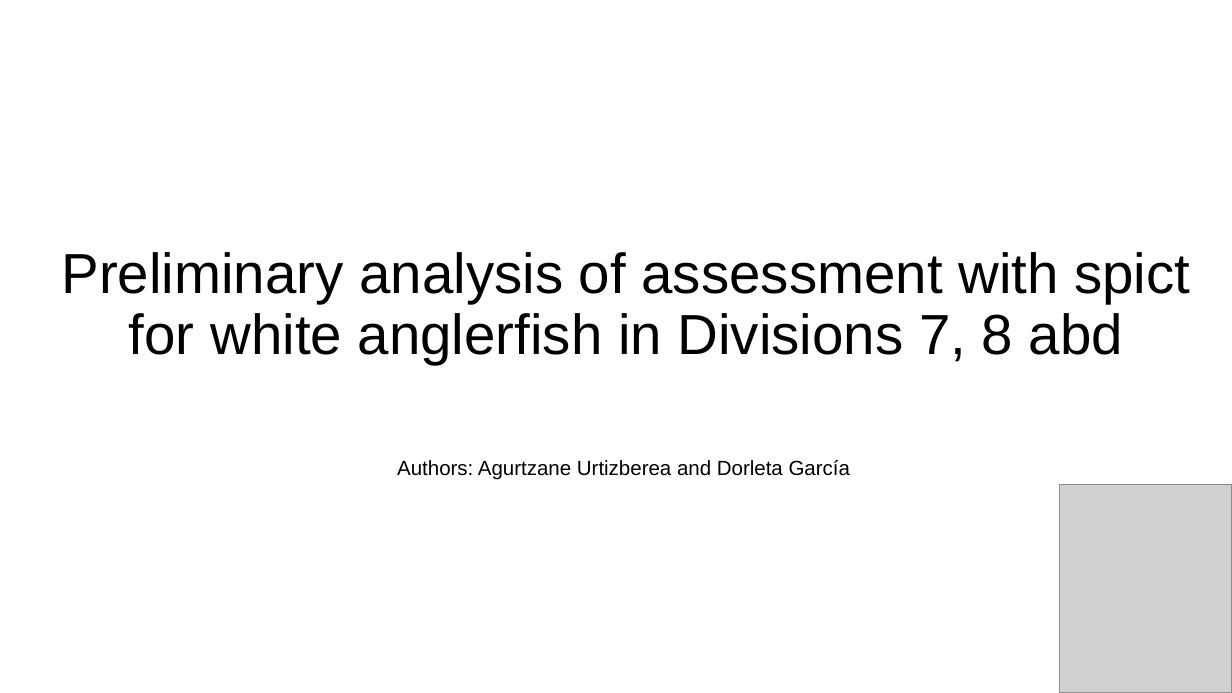
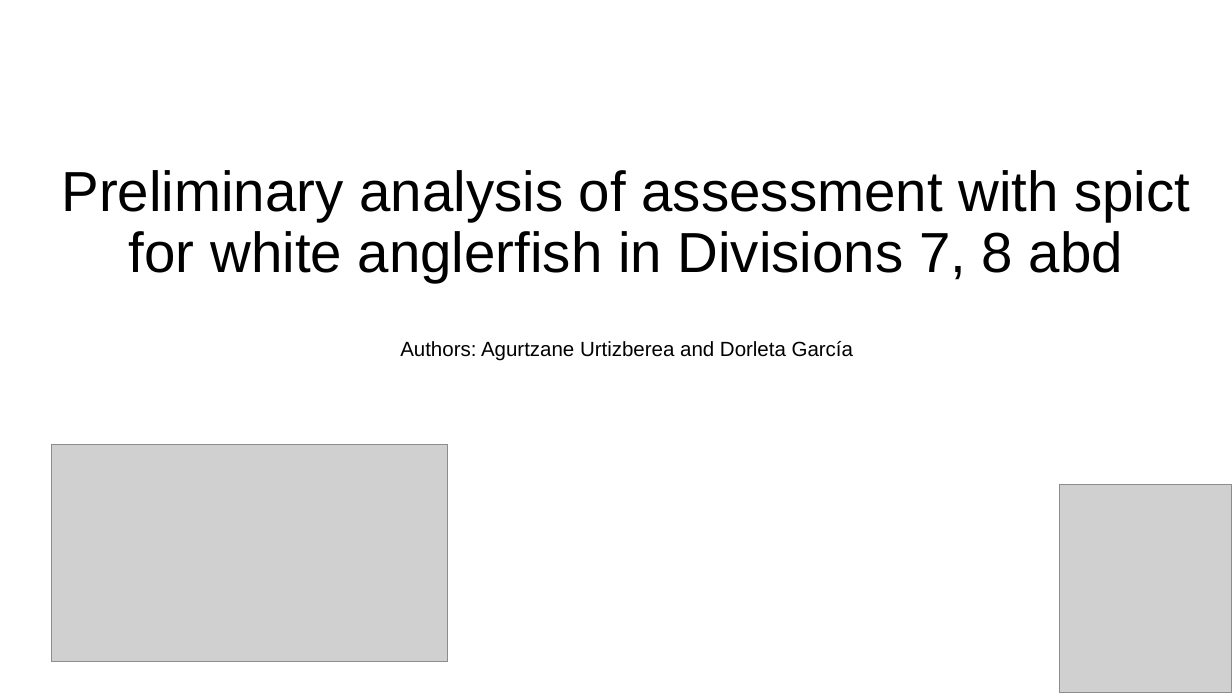
Before and after one commit to MartaCousido/Spict-IMPRESS, a slide deck: slide 1 of mon78abd_spict/Presentation/Mon78abd_spict.pptx. Drawn at 1232x693 pixels with LibreOffice and Linux fonts; fonts in the diff are those of the drawing; grey boxes stand for pictures. Boxes give left, top, right and bottom in pixels: in the first picture for what was removed or moved away, otherwise in the second. Text is boxed around its words. In the diff, an @@ line names an element or a change of style, - is before the commit and + after.

```diff
--- a/mon78abd_spict/Presentation/Mon78abd_spict.pptx
+++ b/mon78abd_spict/Presentation/Mon78abd_spict.pptx
@@ title "Preliminary analysis of assessment with ..." moved from (x1=61, y1=252, x2=1190, y2=365) to (x1=61, y1=170, x2=1190, y2=283) @@
@@ subtitle "Authors: Agurtzane Urtizberea and Dorleta ..." moved from (x1=397, y1=460, x2=850, y2=480) to (x1=400, y1=341, x2=853, y2=361) @@
@@ picture added at (x1=52, y1=445, x2=448, y2=662) @@
```
Also in this commit, not shown: 4 other slides changed, 3 slides added, 1 slide removed.
